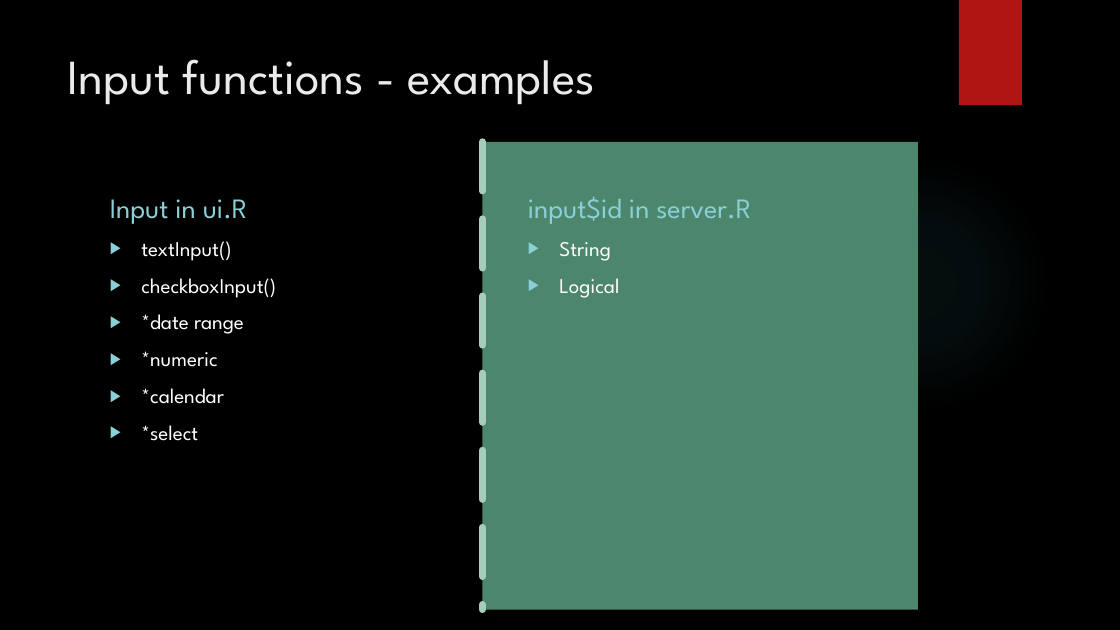
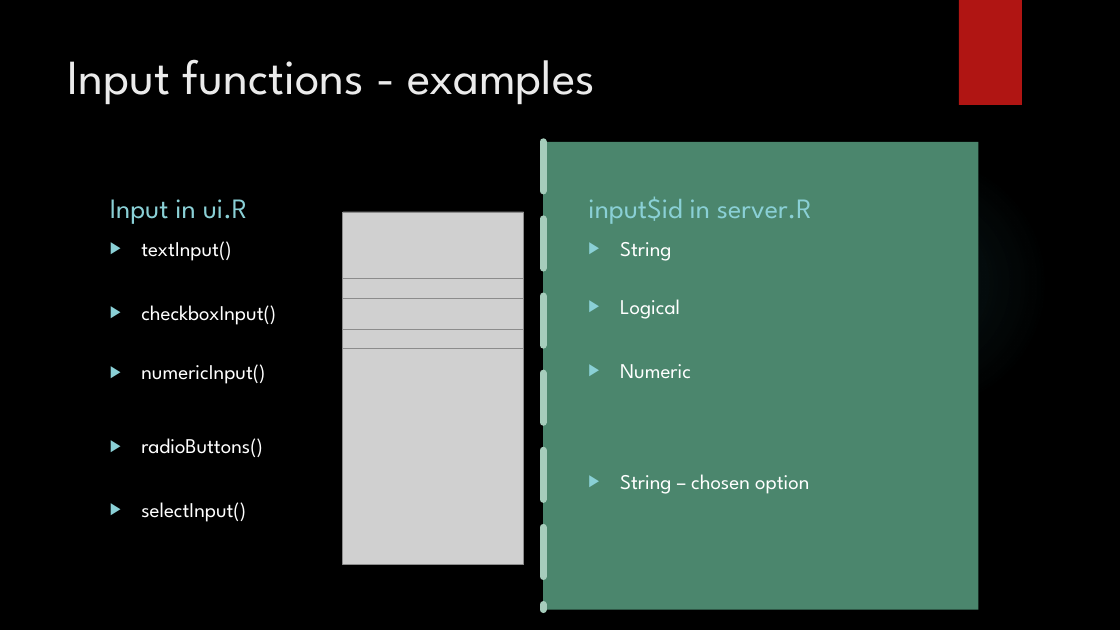
Before and after one commit to Public-Health-Scotland/r-pubhealth-workshop, a slide deck: slide 7 of Using a Shiny App in Public Health research.pptx. Drawn at 1120x630 pixels with LibreOffice and Linux fonts; fonts in the diff are those of the drawing; grey boxes stand for pictures; background and template pictures are left out. Boxes give left, top, right and bottom in pixels: in the first picture for what was removed or moved away, otherwise in the second. Text is boxed around its words. In the diff, an @@ line names an element or a change of style, - is before the commit and + after.

Commit message:
updated Andy example app

```diff
--- a/Using a Shiny App in Public Health research.pptx
+++ b/Using a Shiny App in Public Health research.pptx
@@ picture added at box(343, 212, 523, 546) @@
@@ picture added at box(343, 212, 523, 278) @@
@@ 2 texts, 1 rectangle, 1 line: place and size @@
-2 texts, 1 rectangle, 1 line at box(482, 142, 918, 610)
+2 texts, 1 rectangle, 1 line at box(544, 142, 979, 610)
@@ picture added at box(343, 298, 523, 330) @@
@@ picture added at box(343, 349, 523, 565) @@
@@ text at box(141, 364, 265, 522): text changed @@
-▶ *date range
-▶ *numeric
-▶ *calendar
-▶ *select
+▶ numericInput()
+▶ radioButtons()
+▶ selectInput()
@@ text at box(620, 364, 809, 494): paragraphs added @@
+▶ Numeric
+▶ String – chosen option
```
Also in this commit, not shown: 3 other slides changed, 1 slide removed, 2 other files.
